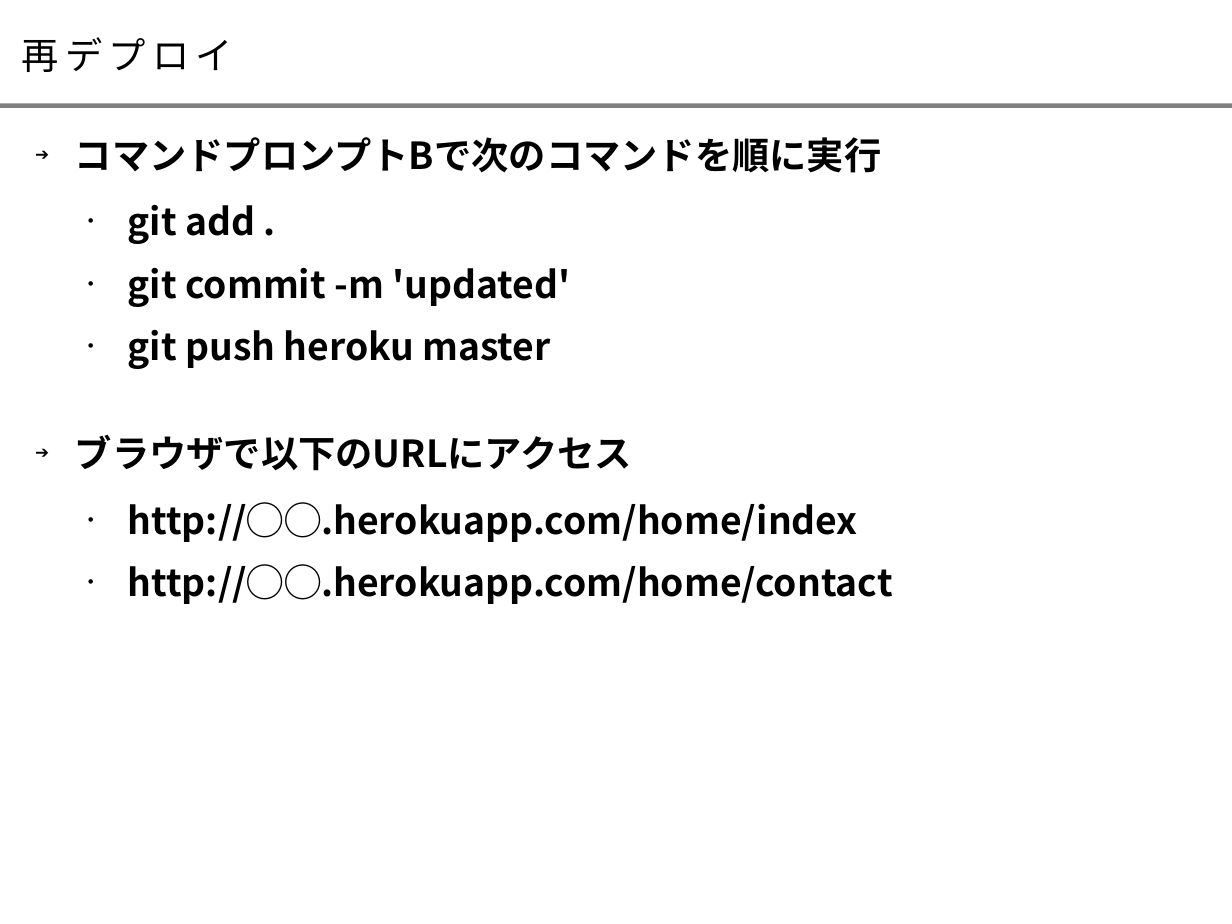
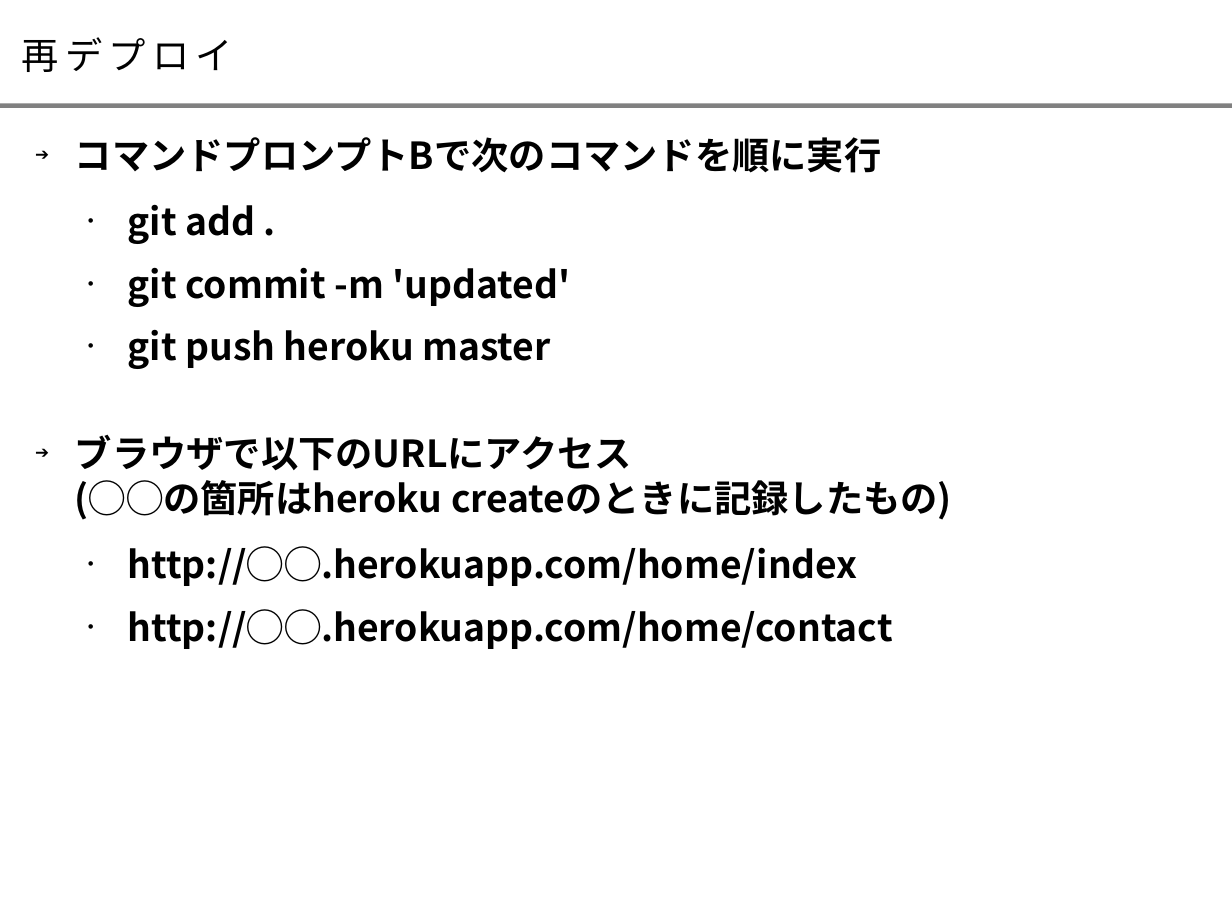
Before and after one commit to takaokouji/sitw16-hello, a slide deck: slide 14 of doc/startup_ruby_paas.odp (slide 17 before the commit). Drawn at 1232x924 pixels with LibreOffice and Linux fonts; fonts in the diff are those of the drawing. Boxes give left, top, right and bottom in pixels: in the first picture for what was removed or moved away, otherwise in the second. Text is boxed around its words. In the diff, an @@ line names an element or a change of style, - is before the commit and + after.

Commit message:
ノートを追記した

```diff
--- a/doc/startup_ruby_paas.odp
+++ b/doc/startup_ruby_paas.odp
@@ text at (x1=75, y1=435, x2=952, y2=520): text changed @@
-➔ ブラウザで以下のURLにアクセス
+➔ ブラウザで以下のURLにアクセス
+  (◯◯の箇所はheroku createのときに記録したもの)
```
Also in this commit, not shown: 8 other slides changed, 4 slides removed.
